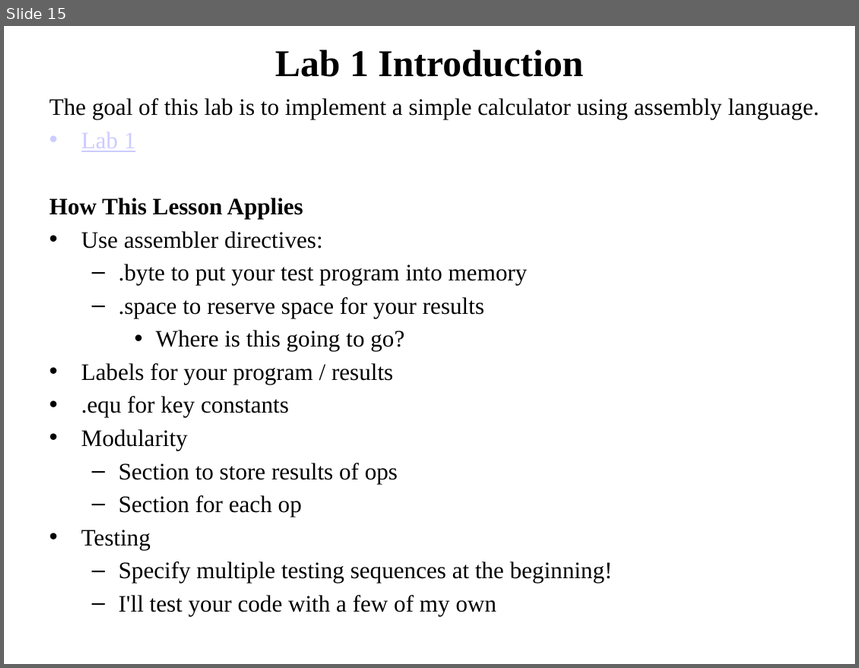
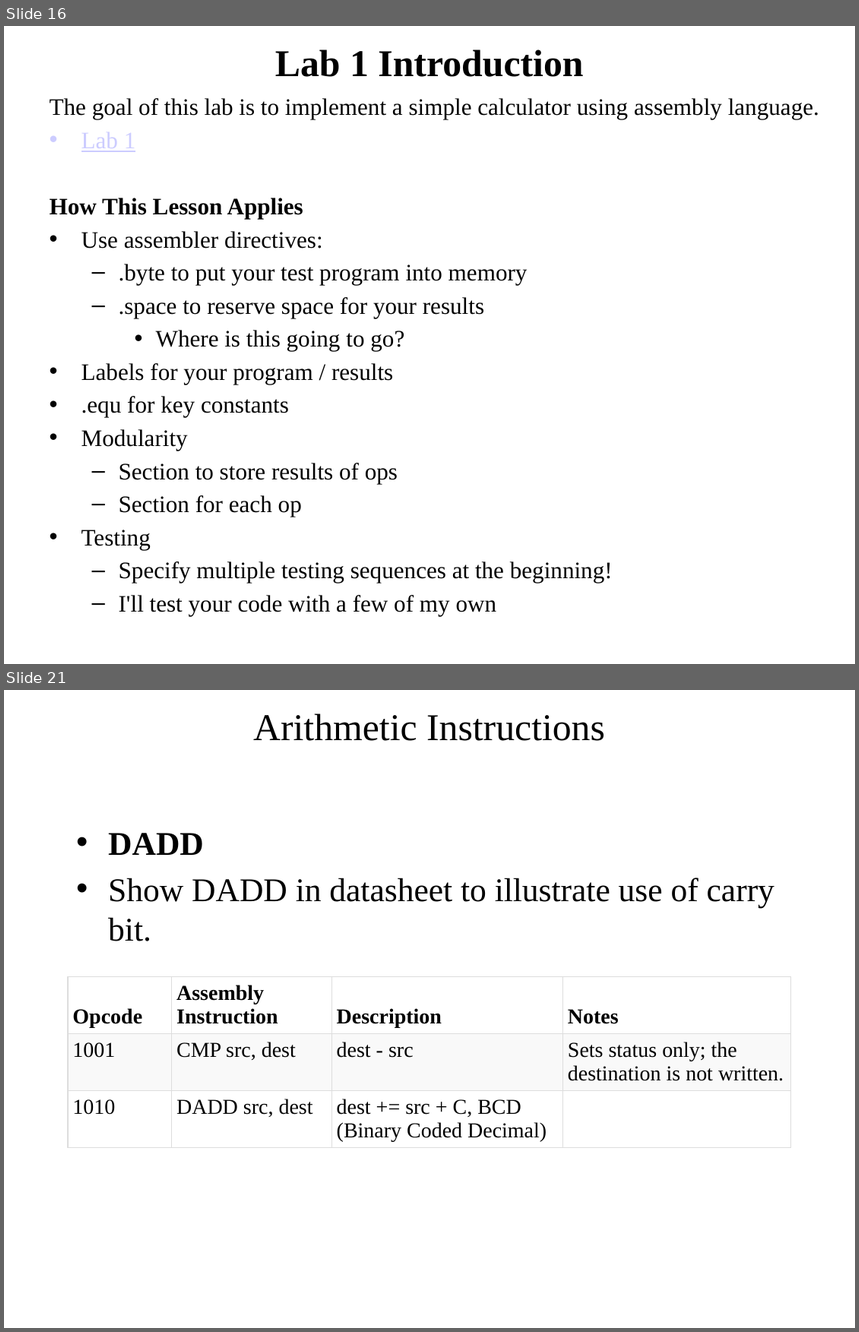
Before and after one commit to pw4rn3r/ECE382, a slide deck: notes/L7/Lsn7.pptx. Shown one above the other, each under a label of ours: slide 15 before the commit, slides 16 and 21 after it; the slides between them are not shown. The pictures are 859x668 and 859x1332 pixels, drawn with LibreOffice and Linux fonts; fonts in the diff are those of the drawing. Boxes give left, top, right and bottom in pixels: in the first picture for what was removed or moved away, otherwise in the second. Text is boxed around its words. In the diff, an @@ line names an element or a change of style, - is before the commit and + after.

```diff
--- a/notes/L7/Lsn7.pptx
+++ b/notes/L7/Lsn7.pptx
@@ slide 21 added at (x1=4, y1=690, x2=855, y2=1328), background #FFFFFF @@
@@ title added at (x1=253, y1=714, x2=605, y2=741), 32 pt, text #000000 @@
+Arithmetic Instructions
@@ text added at (x1=108, y1=833, x2=775, y2=942), 28 pt, text #000000 @@
+• DADD
+• Show DADD in datasheet to illustrate use of carry bit.
@@ table added at (x1=68, y1=977, x2=791, y2=1160), 3 rows, 4 columns @@
+Opcode | Assembly Instruction | Description | Notes
+1001 | CMP src, dest | dest - src | Sets status only; the destination is not written.
+1010 | DADD src, dest | dest += src + C, BCD (Binary Coded Decimal) | 
@@ what was slide 15 is now slide 16 @@
```
Also in this commit, not shown: 5 slides changed, 23 other slides added, 1 slide removed.
